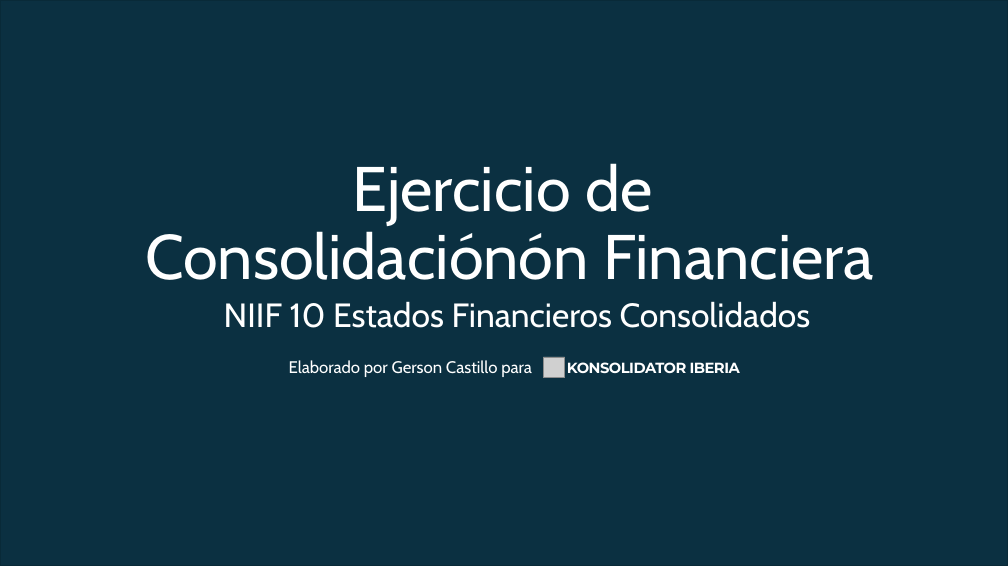
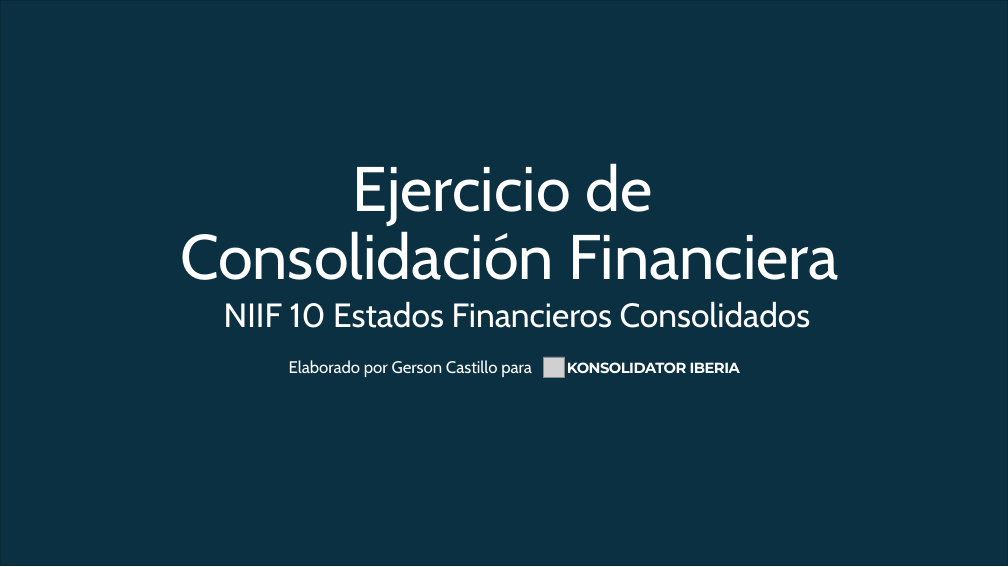
Before and after one commit to gersoncl10000/Personal_Website, a slide deck: slide 1 of GersonCastillo_Pro/Client/wwwroot/files/Ejercicio de Consolidacion Finaciera Publico.pptx. Drawn at 1008x567 pixels with LibreOffice and Linux fonts; fonts in the diff are those of the drawing; grey boxes stand for pictures. Boxes give left, top, right and bottom in pixels: in the first picture for what was removed or moved away, otherwise in the second. Text is boxed around its words. In the diff, an @@ line names an element or a change of style, - is before the commit and + after.

```diff
--- a/GersonCastillo_Pro/Client/wwwroot/files/Ejercicio de Consolidacion Finaciera Publico.pptx
+++ b/GersonCastillo_Pro/Client/wwwroot/files/Ejercicio de Consolidacion Finaciera Publico.pptx
@@ title at (180, 163, 839, 280): text changed @@
-Ejercicio de
-Consolidaciónón Financiera
+Ejercicio de
+Consolidación Financiera
```
Also in this commit, not shown: 1 other slide changed.
